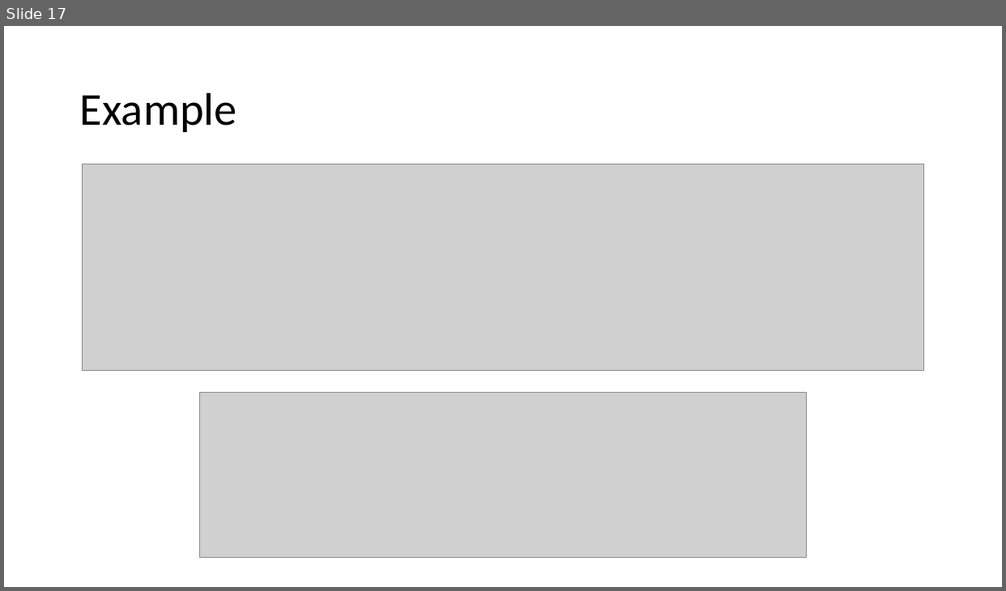
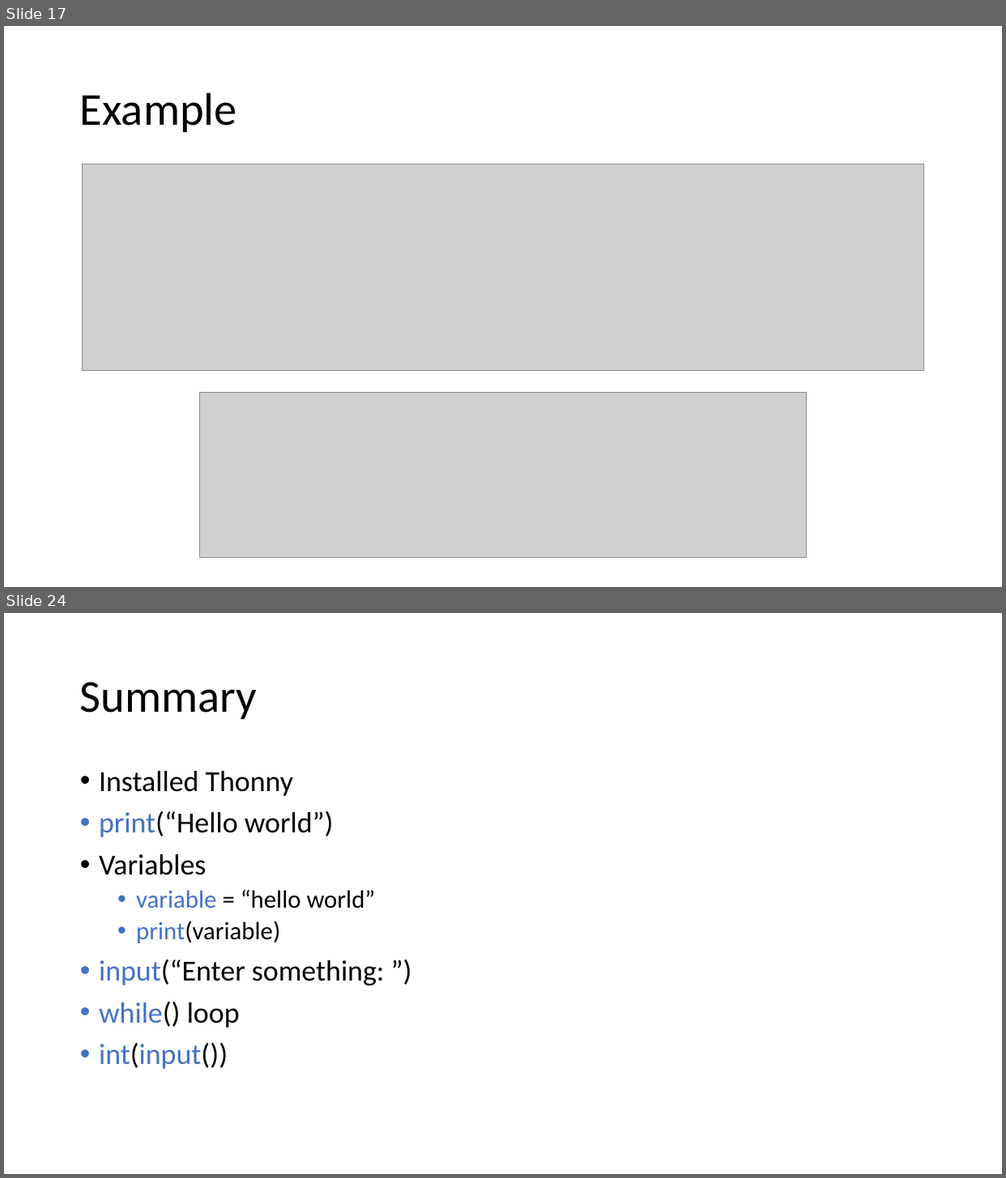
Before and after one commit to JoZonneveld/TCR-python-lessons, a slide deck: Lessons/Lesson 1/Introduction to Python.pptx. Shown one above the other, each under a label of ours: slide 17 before the commit, slides 17 and 24 after it; the slides between them are not shown. The pictures are 1006x591 and 1006x1178 pixels, drawn with LibreOffice and Linux fonts; fonts in the diff are those of the drawing; grey boxes stand for pictures. Boxes give left, top, right and bottom in pixels: in the first picture for what was removed or moved away, otherwise in the second. Text is boxed around its words. In the diff, an @@ line names an element or a change of style, - is before the commit and + after.

```diff
--- a/Lessons/Lesson 1/Introduction to Python.pptx
+++ b/Lessons/Lesson 1/Introduction to Python.pptx
@@ slide 24 added at (x1=4, y1=613, x2=1002, y2=1174), background #FFFFFF @@
@@ title added at (x1=80, y1=682, x2=257, y2=719), 44 pt, text #000000 @@
+Summary
@@ text added at (x1=99, y1=771, x2=385, y2=1069), 28 pt, text #000000 @@
+• Installed Thonny
+• print(“Hello world”)
+• Variables
+  • variable = “hello world”
+  • print(variable)
+• input(“Enter something: ”)
+• while() loop
+• int(input())
```
Also in this commit, not shown: 1 slide changed, 5 other slides added.
